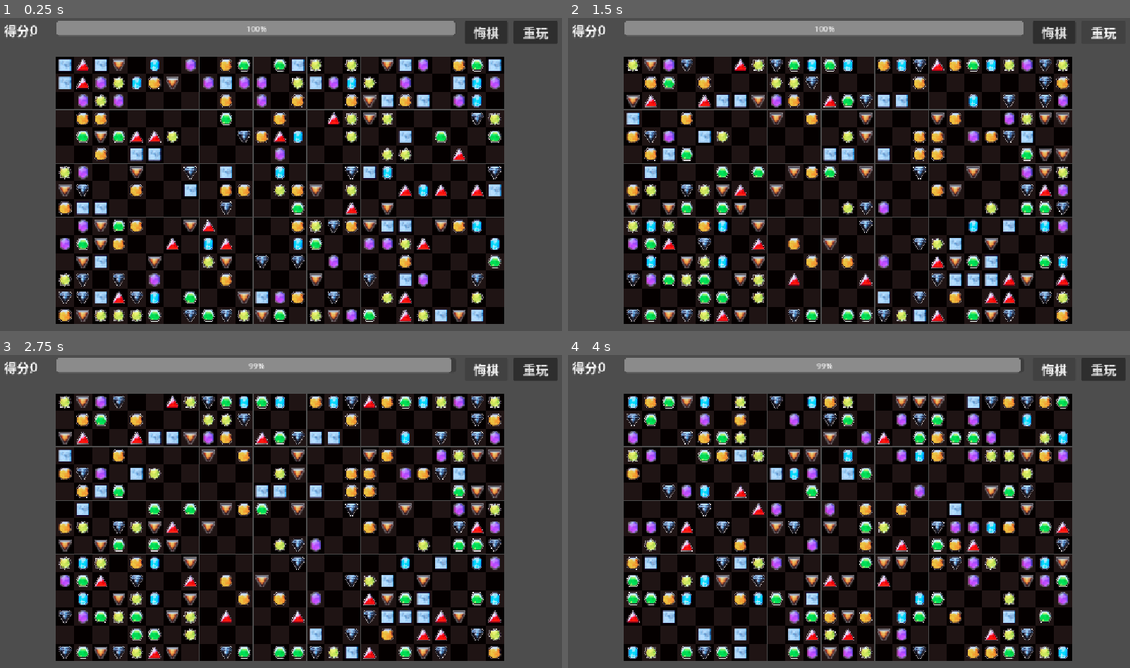
Above: before the commit, frames 1-4 (two rows, left to right).
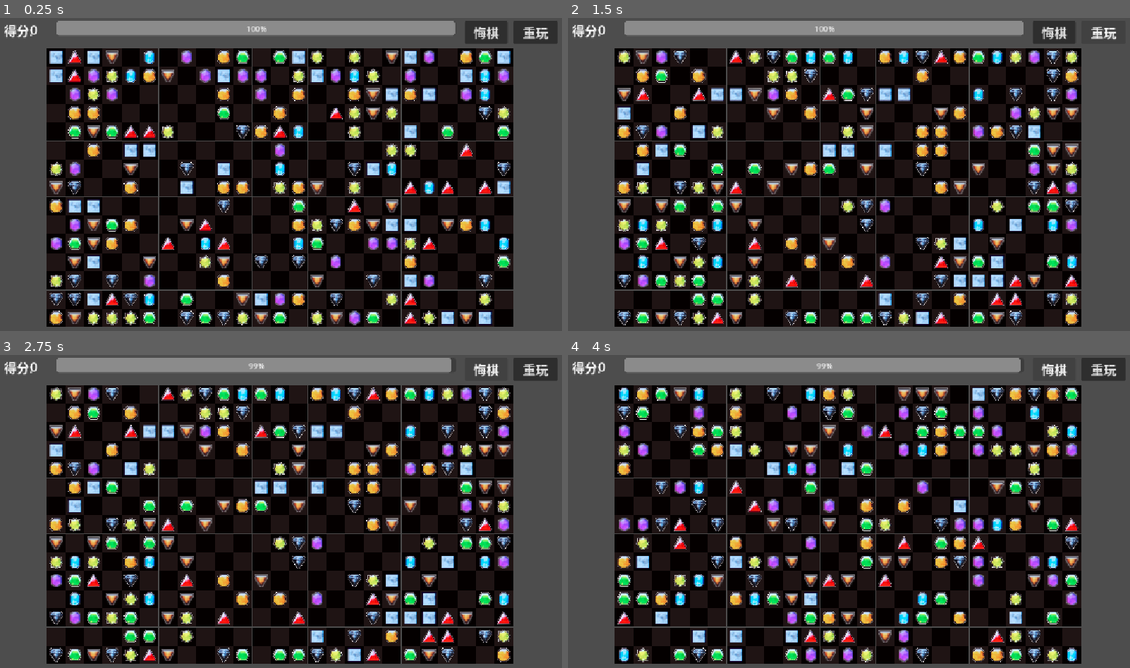
Above: after the commit, the same moments.

Repository: 2937015922/Project_BD
Game: Godot game, scene res://node_3d.tscn
The game is run twice, just before and just after one commit, with the same random seed, the same clock (stepped at 60 frames per second) and the same inputs.
Inputs:
- Up to frame 1 (0.25 s): no input
- Up to frame 2 (1.5 s): click "悔棋" at 0.5 s; click "重玩" at 1.25 s
- Up to frame 3 (2.75 s): click "悔棋" at 2 s
- Up to frame 4 (4 s): click "重玩" at 2.75 s; click "悔棋" at 3.5 s

The runs differ from the first frame. In frame 1, 44% of the frame differs, in the area x 8-92%, y 9-99%; in frame 2, 44%; in frame 3, 44%; in frame 4, 44%.

Commit message:
scale made

Diff:
--- a/the_console.gd
+++ b/the_console.gd
@@ -13,8 +13,8 @@
 ## had to shrink for width).
 const DESIGN_W: float = 1920.0
 const DESIGN_H: float = 1080.0
-const TOP_PAD_PX: float = 160.0
-const BOTTOM_PAD_PX: float = 0.0
+const TOP_PAD_PX: float = 100.0
+const BOTTOM_PAD_PX: float = 25.0
 
 var table: Array = []
 var has_not_diamonds: Array = []
@@ -83,7 +83,14 @@
 	# itself is never scaled; only the camera zoom changes.
 	cam.size = win_h / px_per_unit
 	var top_pad_world: float = top_pad_px / px_per_unit
-	cam.transform.origin = Vector3(board_w * 0.5, 6.0, cam.size * 0.5 - top_pad_world)
+	var bottom_pad_world: float = bottom_pad_px / px_per_unit
+	# When one axis has leftover slack (e.g. board is width-bound so it
+	# doesn't use the full height), center the board in that slack instead
+	# of pinning it right under the top pad and dumping all the extra space
+	# at the bottom. Any slack cancels out of this center-point formula, so
+	# it still gives the exact same placement as before when there's no
+	# slack (height exactly binding).
+	cam.transform.origin = Vector3(board_w * 0.5, 6.0, (board_h + bottom_pad_world - top_pad_world) * 0.5)
 
 func _process(delta: float) -> void:
 	all_diamonds = count_all_diamonds()
